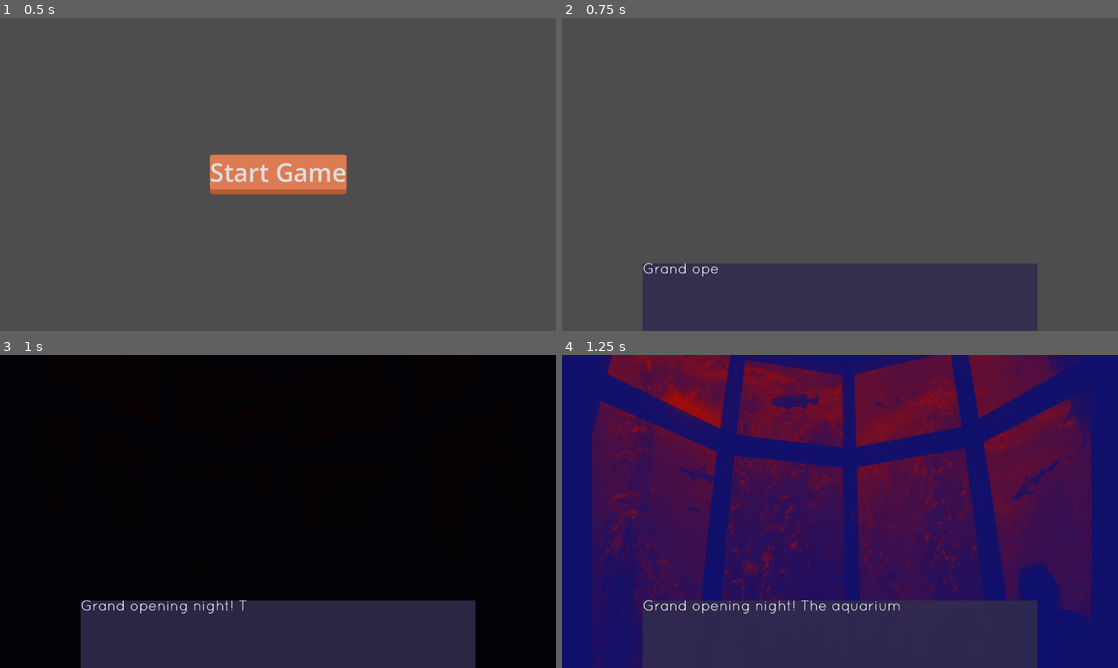
Above: before the commit, frames 1-4 (two rows, left to right).
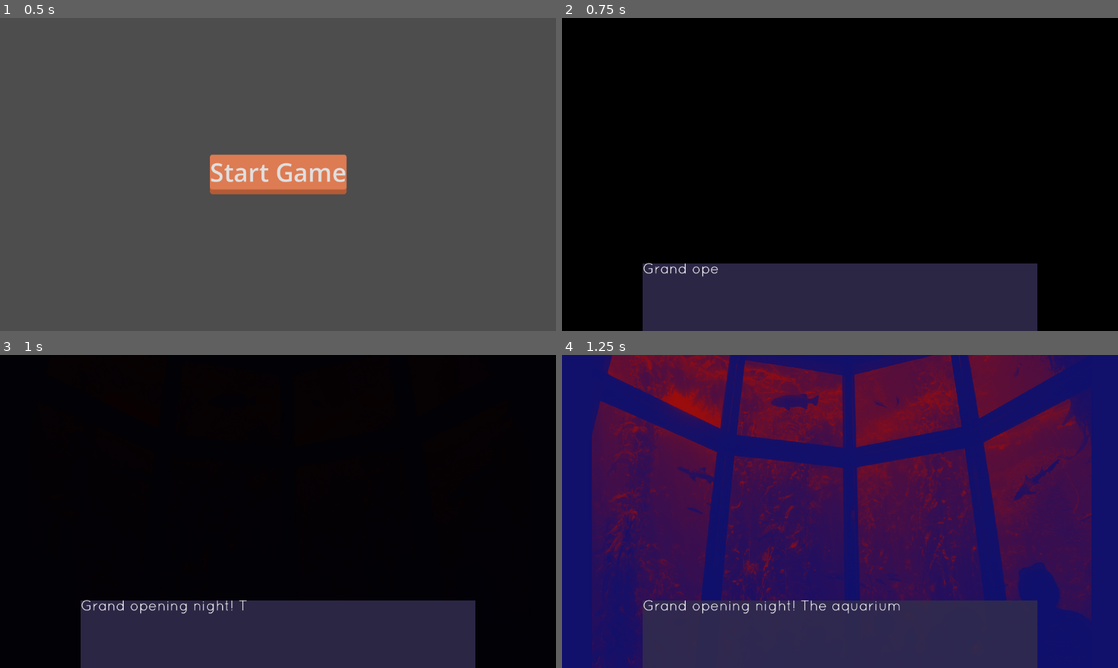
Above: after the commit, the same moments.

Repository: LeslieLlama/ConnectionsNovel
Game: Godot game, scene res://Scenes/main_menu.tscn
The game is run twice, just before and just after one commit, with the same random seed, the same clock (stepped at 60 frames per second) and the same inputs.
Inputs:
- Up to frame 1 (0.5 s): no input
- Up to frame 2 (0.75 s): click "Start Game" at 0.5 s
- Up to frame 3 (1 s): no input
- Up to frame 4 (1.25 s): no input

Frame 1 is identical in both runs. In frame 2, 85% of the frame differs, in the area x 0-100%, y 0-100%; in frame 3, nothing differs; in frame 4, nothing differs.

Commit message:
add black background by default

Diff:
--- a/Scenes/main_scene.tscn
+++ b/Scenes/main_scene.tscn
@@ -15,6 +15,17 @@
 intro_scene = ExtResource("2_jv6wh")
 encounters = ExtResource("5_iacmt")
 
+[node name="BackgroundLayer" type="CanvasLayer" parent="."]
+layer = -2
+
+[node name="ColorRect" type="ColorRect" parent="BackgroundLayer"]
+anchors_preset = 15
+anchor_right = 1.0
+anchor_bottom = 1.0
+grow_horizontal = 2
+grow_vertical = 2
+color = Color(0, 0, 0, 1)
+
 [node name="CanvasLayer" type="CanvasLayer" parent="."]
 
 [node name="ScreenFade" type="ColorRect" parent="CanvasLayer"]
